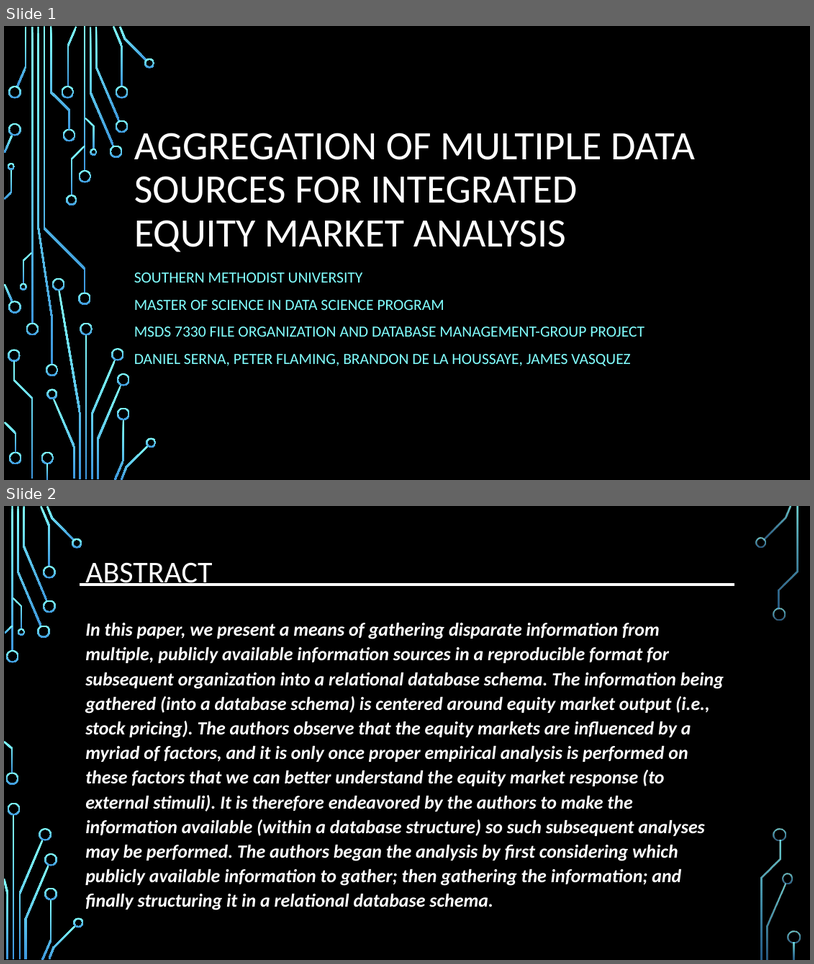
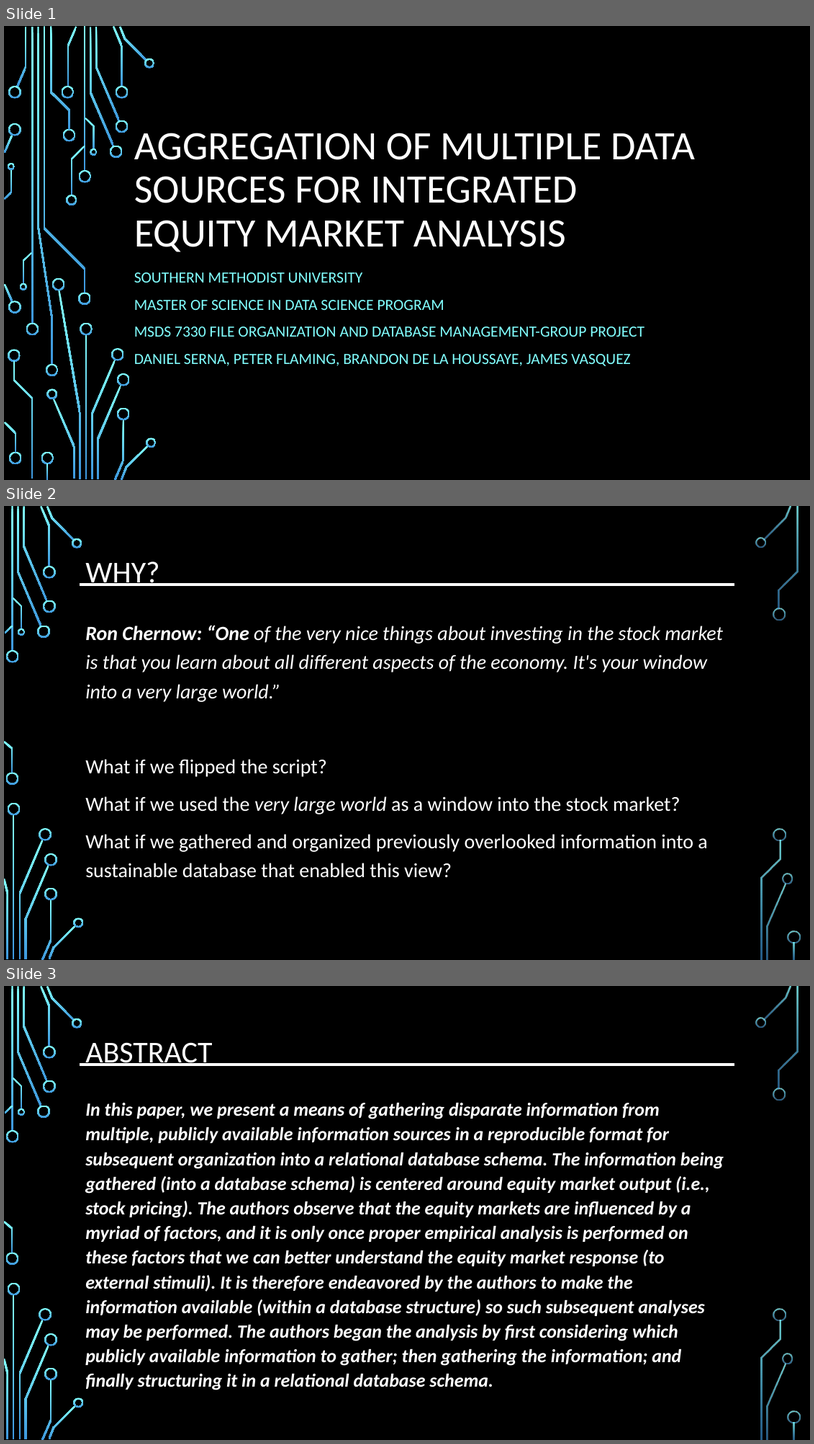
Before and after one commit to djserna/7330-Group-Project, a slide deck: Presentation/MSDS_7330_Group_Project_Presentation.pptx. Shown one above the other, each under a label of ours: slides 1 and 2 before the commit, slides 1, 2 and 3 after it. The pictures are 814x964 and 814x1444 pixels, drawn with LibreOffice and Linux fonts; fonts in the diff are those of the drawing; background and template pictures are left out. Boxes give left, top, right and bottom in pixels: in the first picture for what was removed or moved away, otherwise in the second. Text is boxed around its words. In the diff, an @@ line names an element or a change of style, - is before the commit and + after.

Commit message:
Added Why? slide to presentation.

```diff
--- a/Presentation/MSDS_7330_Group_Project_Presentation.pptx
+++ b/Presentation/MSDS_7330_Group_Project_Presentation.pptx
@@ slide 2 added at [4,506,810,960], background picture (left out); not listed: 36 template elements that a slide beside it also shows @@
@@ title added at [85,561,160,586], 36 pt, text #FFFFFF @@
+WHY?
@@ line added from (80, 584) to (735, 584), #FFFFFF 3 pt @@
@@ text added at [85,625,723,878], 24 pt, text #FFFFFF @@
+Ron Chernow: “One of the very nice things about investing in the stock market is that you learn about all different aspects of the economy. It's your window into a very large world.”
+What if we flipped the script?
+What if we used the very large world as a window into the stock market?
+What if we gathered and organized previously overlooked information into a sustainable database that enabled this view?
@@ what was slide 2 is now slide 3 @@
```
